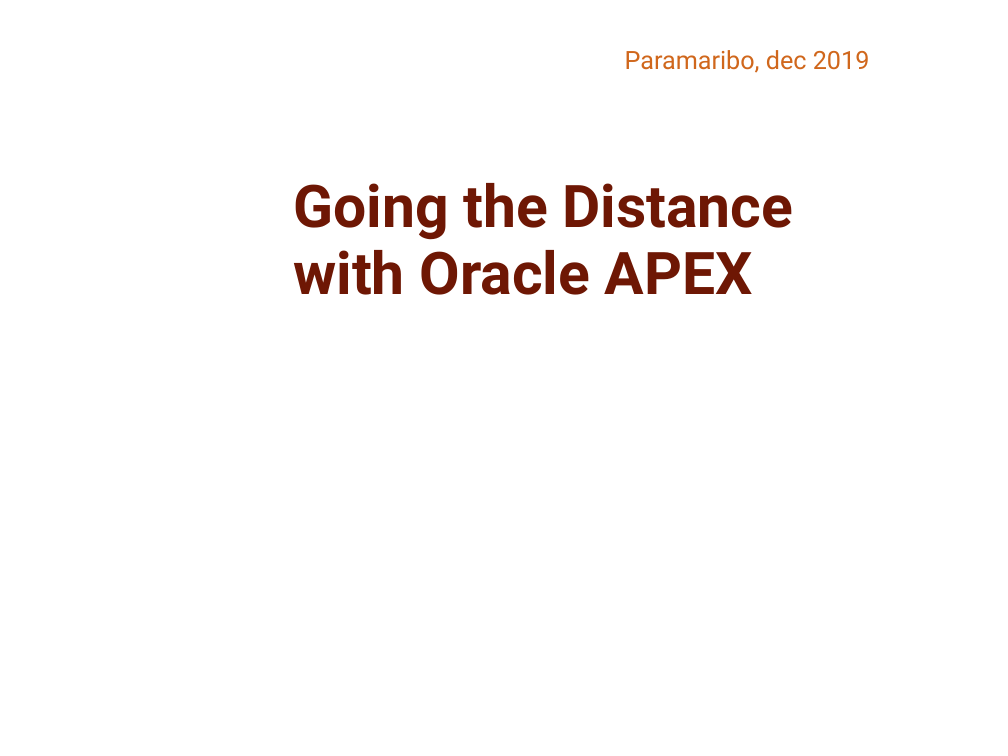
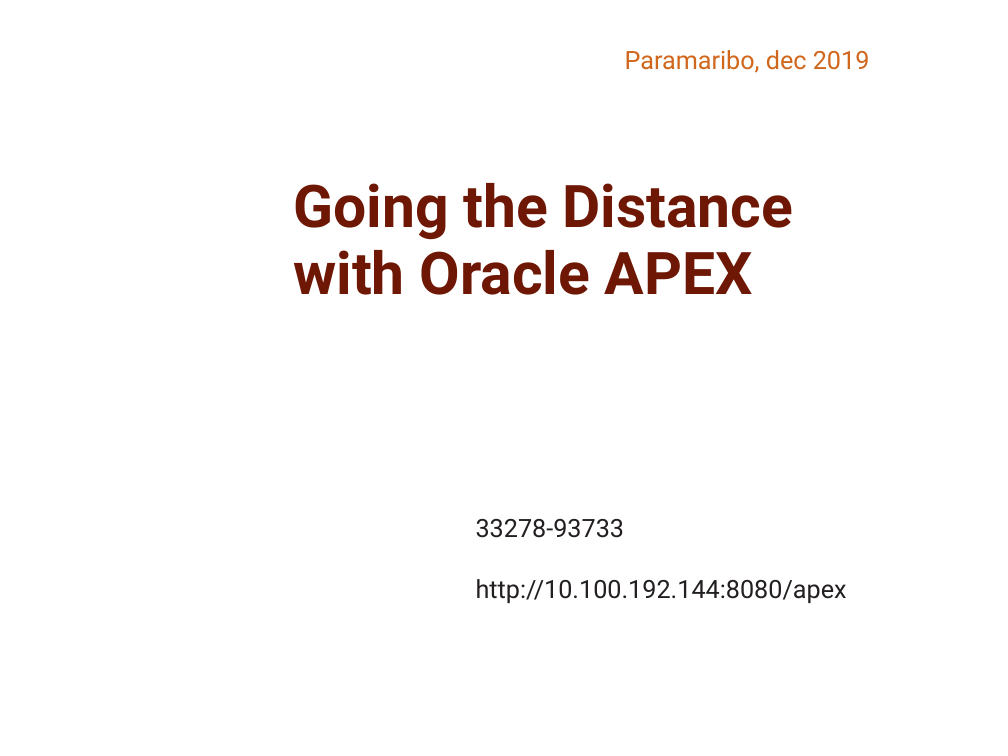
Before and after one commit to SullivanC137/Apex-Workshops, a slide deck: slide 1 of Going the distance/goingTheDistance.pptx. Drawn at 1008x756 pixels with LibreOffice and Linux fonts; fonts in the diff are those of the drawing; background and template pictures are left out. Boxes give left, top, right and bottom in pixels: in the first picture for what was removed or moved away, otherwise in the second. Text is boxed around its words. In the diff, an @@ line names an element or a change of style, - is before the commit and + after.

```diff
--- a/Going the distance/goingTheDistance.pptx
+++ b/Going the distance/goingTheDistance.pptx
@@ text added at bbox=[476, 519, 847, 603], 18 pt, text #231F20 @@
+33278-93733
+http://10.100.192.144:8080/apex
```
Also in this commit, not shown: 10 other slides changed.
